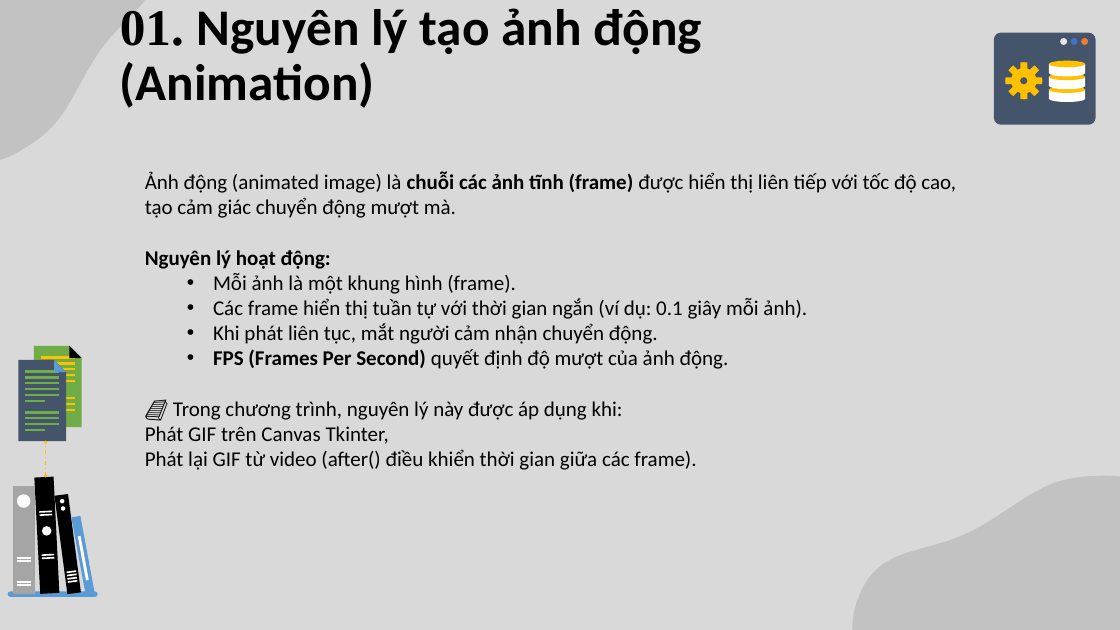
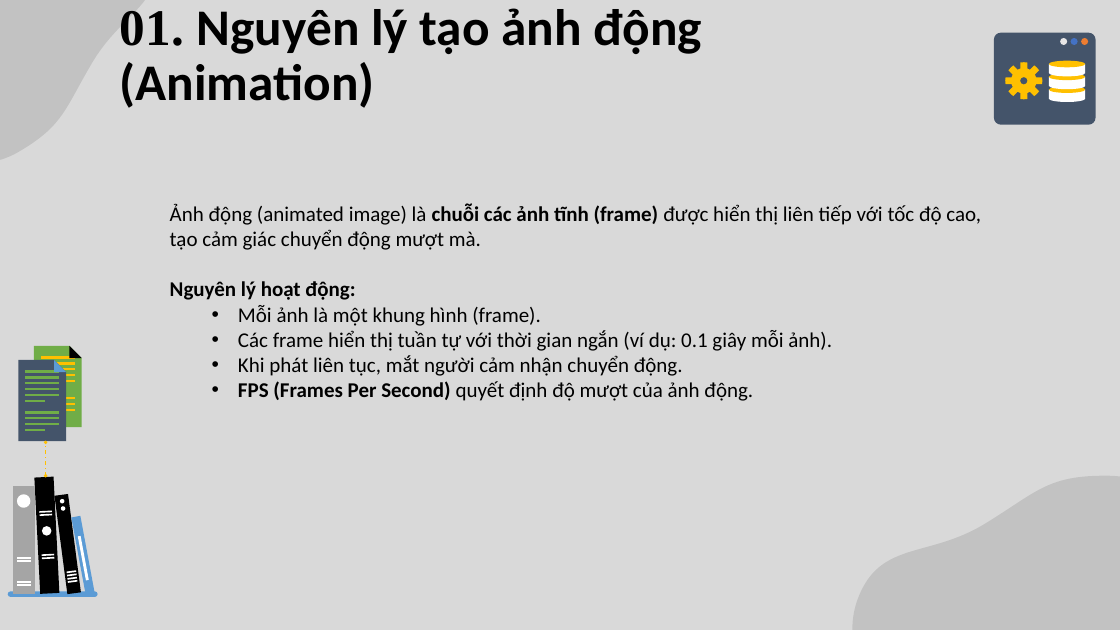
Before and after one commit to Duckkeip/xulyanh2, a slide deck: slide 7 of BaocaotieuluanPP.pptx (slide 8 before the commit). Drawn at 1120x630 pixels with LibreOffice and Linux fonts; fonts in the diff are those of the drawing. Boxes give left, top, right and bottom in pixels: in the first picture for what was removed or moved away, otherwise in the second. Text is boxed around its words. In the diff, an @@ line names an element or a change of style, - is before the commit and + after.

```diff
--- a/BaocaotieuluanPP.pptx
+++ b/BaocaotieuluanPP.pptx
@@ text "Ảnh động (animated image) là ...": place and size @@
-text "Ảnh động (animated image) là ..." at (145,172,956,470)
+text "Ảnh động (animated image) là ..." at (170,203,981,401)
@@ text at (145,401,696,470): paragraphs removed @@
-📘 Trong chương trình, nguyên lý này được áp dụng khi:
-Phát GIF trên Canvas Tkinter,
-Phát lại GIF từ video (after() điều khiển thời gian giữa các frame).
```
Also in this commit, not shown: 2 slides added, 5 slides removed, 2 other files.
